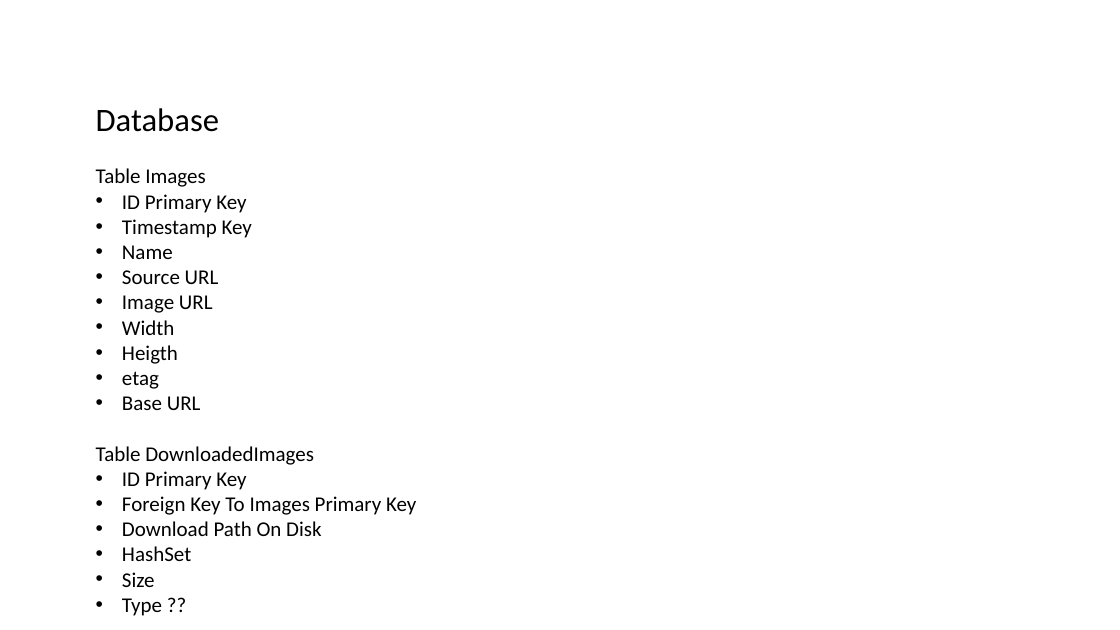
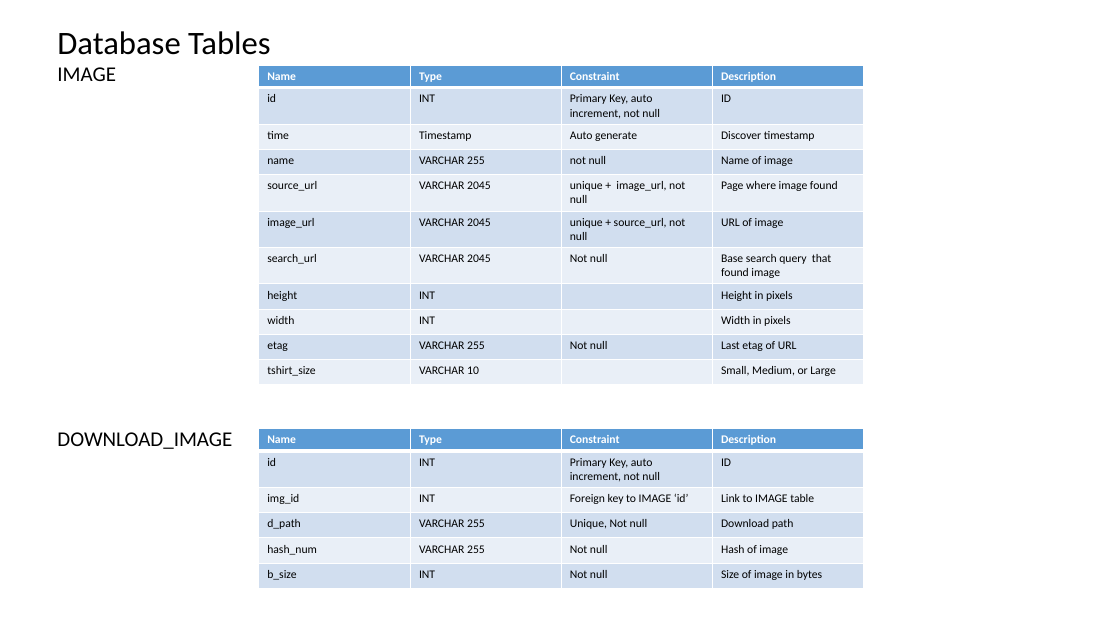
Before and after one commit to datim/squid, a slide deck: slide 4 of docs/design.pptx (slide 5 before the commit). Drawn at 1120x630 pixels with LibreOffice and Linux fonts; fonts in the diff are those of the drawing. Boxes give left, top, right and bottom in pixels: in the first picture for what was removed or moved away, otherwise in the second. Text is boxed around its words. In the diff, an @@ line names an element or a change of style, - is before the commit and + after.

```diff
--- a/docs/design.pptx
+++ b/docs/design.pptx
@@ text at bbox=[57, 31, 271, 81]: text changed; size 18 to 28 pt @@
-Database
-Table Images
-• ID Primary Key
-• Timestamp Key
-• Name
-• Source URL
-• Image URL
-• Width
-• Heigth
-• etag
-• Base URL
-Table DownloadedImages
-• ID Primary Key
-• Foreign Key To Images Primary Key
-• Download Path On Disk
-• HashSet
-• Size
-• Type ??
+Database Tables
+IMAGE
@@ table added at bbox=[259, 66, 865, 385], 11 rows, 4 columns @@
+Name | Type | Constraint | Description
+id | INT | Primary Key, auto increment, not null | ID
+time | Timestamp | Auto generate | Discover timestamp
+name | VARCHAR 255 | not null | Name of image
+source_url | VARCHAR 2045 | unique + image_url, not null | Page where image found
+image_url | VARCHAR 2045 | unique + source_url, not null | URL of image
+search_url | VARCHAR 2045 | Not null | Base search query that found image
+height | INT |  | Height in pixels
+width | INT |  | Width in pixels
+etag | VARCHAR 255 | Not null | Last etag of URL
+tshirt_size | VARCHAR 10 |  | Small, Medium, or Large
@@ text added at bbox=[57, 432, 232, 449], 18 pt, text #000000 @@
+DOWNLOAD_IMAGE
@@ table added at bbox=[259, 429, 865, 588], 6 rows, 4 columns @@
+Name | Type | Constraint | Description
+id | INT | Primary Key, auto increment, not null | ID
+img_id | INT | Foreign key to IMAGE ‘id’ | Link to IMAGE table
+d_path | VARCHAR 255 | Unique, Not null | Download path
+hash_num | VARCHAR 255 | Not null | Hash of image
+b_size | INT | Not null | Size of image in bytes
```
Also in this commit, not shown: 1 slide added, 6 other files.
